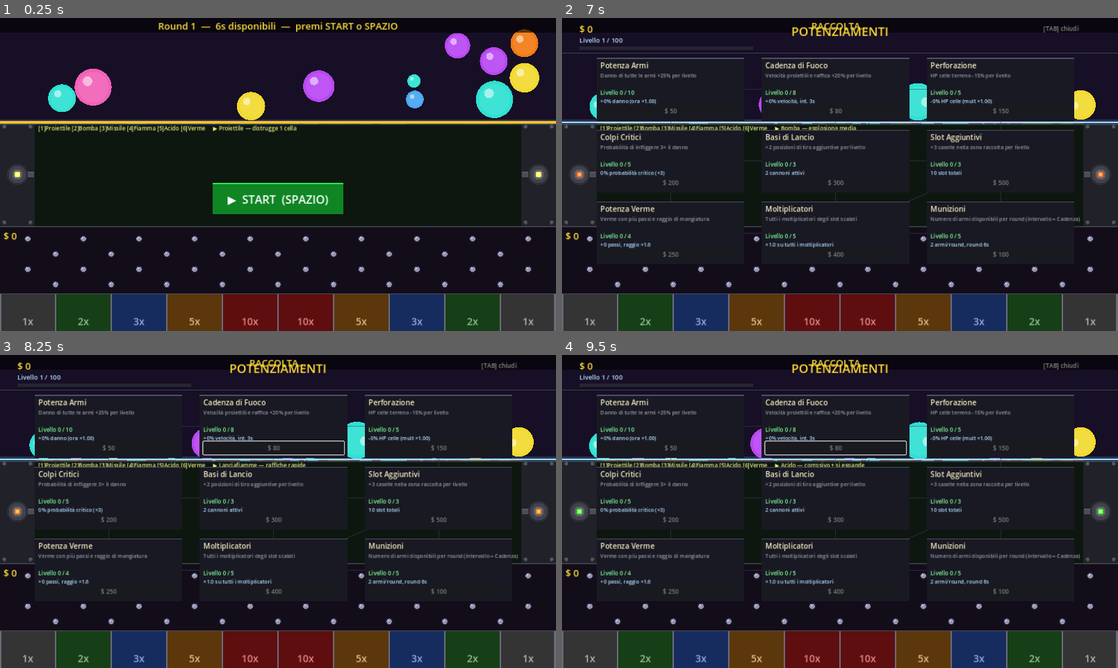
Above: before the commit, frames 1-4 (two rows, left to right).
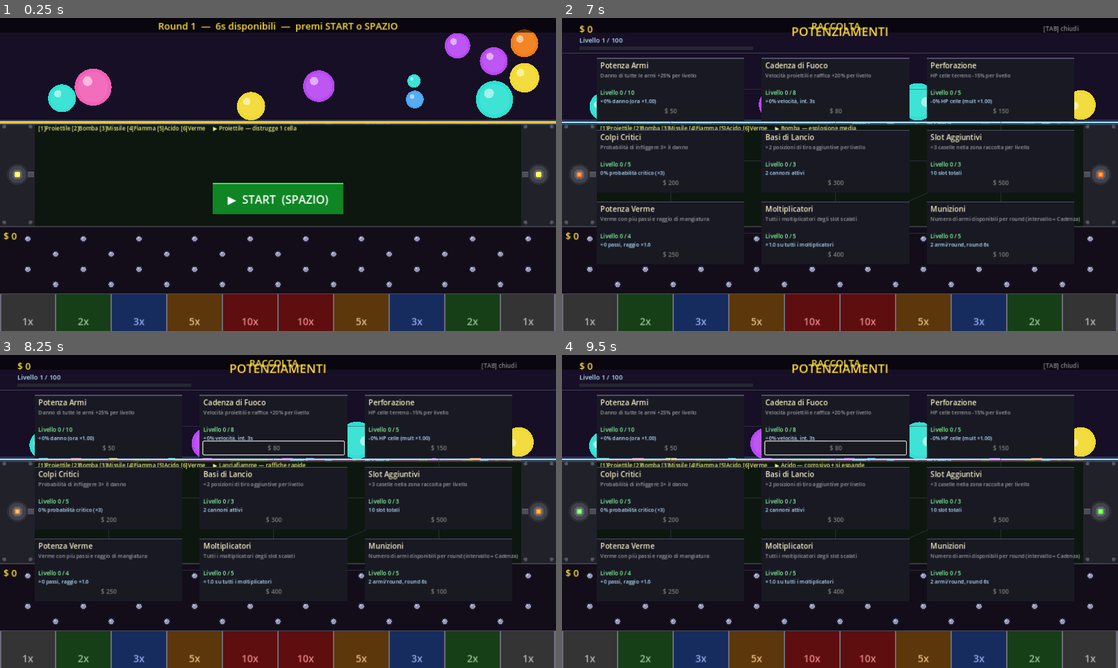
Above: after the commit, the same moments.

Repository: tanapox/TravelCalculator
Game: Godot game, scene res://scenes/Main.tscn
Two runs of this game, one before a commit and one after it. Both use one fixed random seed, a clock stepped at 60 frames per second and the inputs below.
Inputs (mouse positions are in pixels of both pictures, inside the frame that each line leads up to):
- Up to frame 1 (0.25 s): no input
- Up to frame 2 (7 s): tap Enter at 0.5 s; move the mouse to (962, 158) at 0.52 s; tap 1 at 0.6, 5.85 s; click (962, 158) at 0.67 s; tap Space at 0.77, 1.52, 3.02, 3.77, 4.52, 6.02, 6.5, 6.77 s; move the mouse to (728, 190) at 1.27 s; tap 2 at 1.35, 6.6 s; click (728, 190) at 1.42 s; move the mouse to (895, 105) at 2.02 s; tap 3 at 2.1 s; click (895, 105) at 2.17 s; move the mouse to (812, 237) at 2.77 s; tap 4 at 2.85 s; click (812, 237) at 2.92 s; move the mouse to (1006, 221) at 3.52 s; tap 5 at 3.6 s; click (1006, 221) at 3.67 s; move the mouse to (673, 127) at 4.27 s; tap 6 at 4.35 s; click (673, 127) at 4.42 s; move the mouse to (867, 174) at 5.02 s; tap Tab at 5.1 s; click (867, 174) at 5.17 s; move the mouse to (756, 96) at 5.77 s; click (756, 96) at 5.92 s; move the mouse to (962, 158) at 6.52 s; click (962, 158) at 6.67 s
- Up to frame 3 (8.25 s): tap Enter at 7.25 s; move the mouse to (166, 527) at 7.27 s; tap 3 at 7.35 s; click (166, 527) at 7.42 s; tap Space at 7.52 s; move the mouse to (333, 442) at 8.02 s; tap 4 at 8.1 s; click (333, 442) at 8.17 s
- Up to frame 4 (9.5 s): move the mouse to (812, 574) at 8.77 s; tap 5 at 8.85 s; click (812, 574) at 8.92 s; tap Space at 9.02 s

The runs differ from the first frame. In frame 1, less than 0.1% of the frame differs, in the area x 22-88%, y 33-34%; in frame 2, 0.1%, in the area x 7-93%, y 33-34%; in frame 3, 0.1%; in frame 4, 0.1%.

Commit message:
Fix terrain showing all rows on first frame
init_noise() in _ready() ran with _active_rows=ROWS (60), then
_redraw_all() drew the full terrain before _start_round() could set
active rows to 1. Removing init_noise() from _ready() lets the arrays
start at 0 (transparent), and _start_round() correctly initialises
the terrain via set_active_rows()+reinit() before the first render.

Co-Authored-By: Claude Sonnet 4.6 <noreply@anthropic.com>
Claude-Session: https://claude.ai/code/session_01QzGJouKABdY15psrR5EvZo

Diff:
--- a/scripts/DestructibleArea.gd
+++ b/scripts/DestructibleArea.gd
@@ -109,7 +109,9 @@
 	_max_hp   = PackedFloat32Array(); _max_hp.resize(COLS * ROWS)
 	_base_col = PackedColorArray();   _base_col.resize(COLS * ROWS)
 
-	init_noise()
+	# NON chiamare init_noise() qui: _hp è tutto 0 → immagine trasparente.
+	# _start_round() in Main chiama set_active_rows() + reinit() prima del
+	# primo frame visibile.
 
 	_img = Image.create(COLS * CELL, ROWS * CELL, false, Image.FORMAT_RGBA8)
 	_redraw_all()
